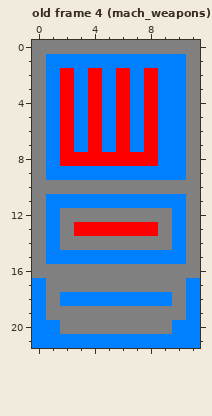
File history of a pixel-art file, planetbase/sprites/planetbase_machines_cpc_mode0.aseprite. That is the earlier state.
12x22 pixels, 7 frames. Shown: old frame 4 (mach_weapons). The commit also changed other frames, which this record leaves out.
The result:
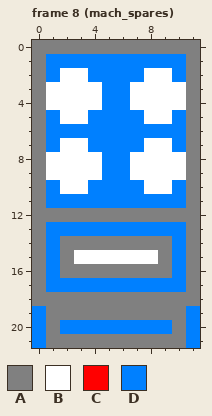
Palette (. is transparent): A #808080  B #ffffff  C #ff0000  D #0080ff
A new or re-ordered frame is compared with the old frame closest to it.
Diff:
frames 7 -> 10
Changed rows in their new state; - is an unchanged pixel.
Frame 8 (mach_spares) is new; against old frame 4 (mach_weapons):
first column x 0:
 2 --BBD-D-BB--
 3 -BBBB-DBBBB-
 4 -BBBB-DBBBB-
 5 --BBD-D-BB--
 6 --D-D-D-D---
 7 --BBD-D-BB--
 8 -BBBBDDBBBB-
 9 -BBBB--BBBB-
10 -DBBDDDDBBD-
12 -A--------A-
13 --DDDDDDDD--
15 --ABBBBBBA--
16 -D--------D-
17 ADDDDDDDDDDA
18 A-AAAAAAAA-A
20 -ADDDDDDDDA-
21 -AAAAAAAAAA-
Where, in picture pixels (left, top, right, bottom), the same in both pictures:
changed: (32, 68, 200, 348)
